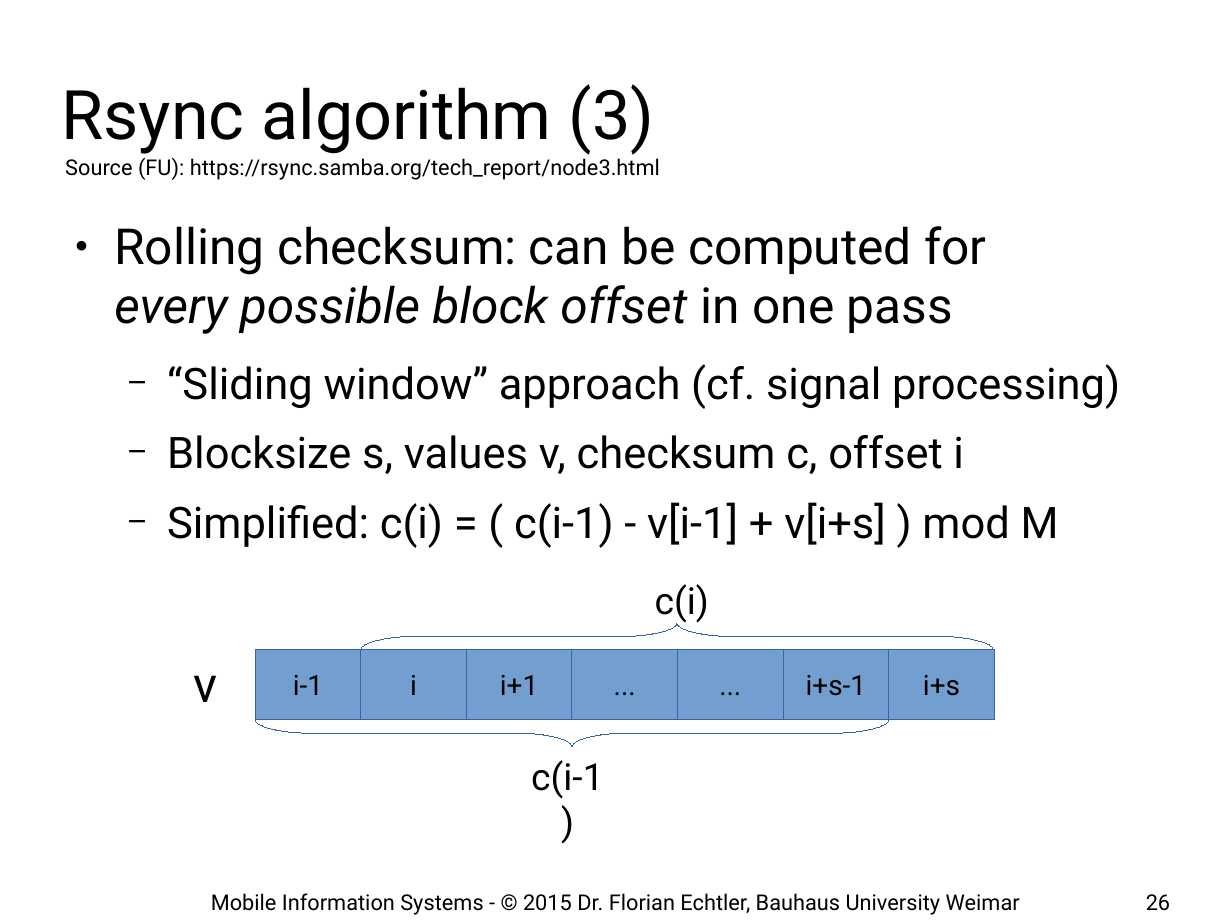
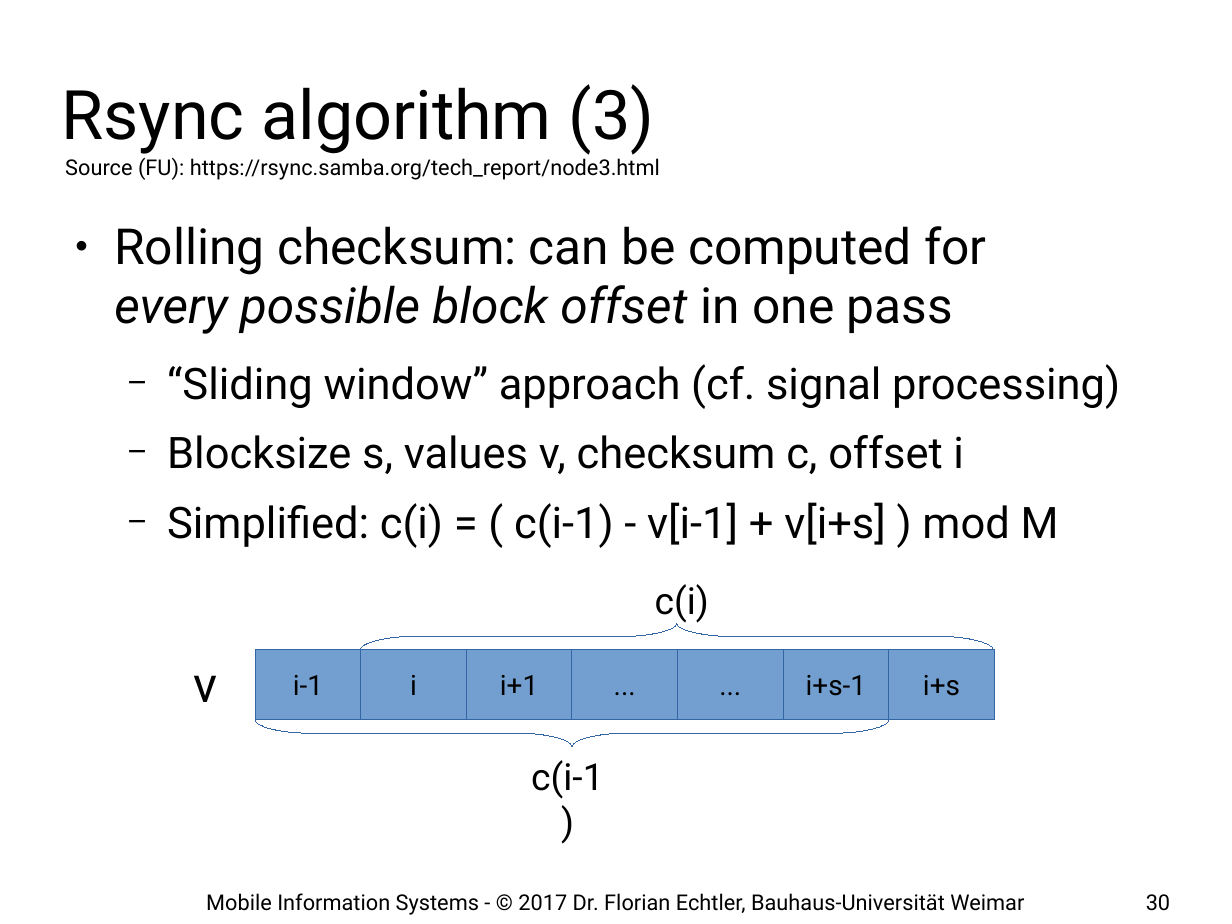
Before and after one commit to floe/mobile-information-systems, a slide deck: slide 30 of 11-case-studies.odp (slide 26 before the commit). Drawn at 1232x924 pixels with LibreOffice and Linux fonts; fonts in the diff are those of the drawing; background and template pictures are left out. Boxes give left, top, right and bottom in pixels: in the first picture for what was removed or moved away, otherwise in the second. Text is boxed around its words. In the diff, an @@ line names an element or a change of style, - is before the commit and + after.

```diff
--- a/11-case-studies.odp
+++ b/11-case-studies.odp
@@ text at bbox=[206, 893, 1024, 915]: text changed @@
-Mobile Information Systems - © 2015 Dr. Florian Echtler, Bauhaus University Weimar
+Mobile Information Systems - © 2017 Dr. Florian Echtler, Bauhaus-Universität Weimar
@@ page number at bbox=[1146, 894, 1170, 911]: text changed @@
-26
+30
```
Also in this commit, not shown: 28 other slides changed, 4 slides added.
